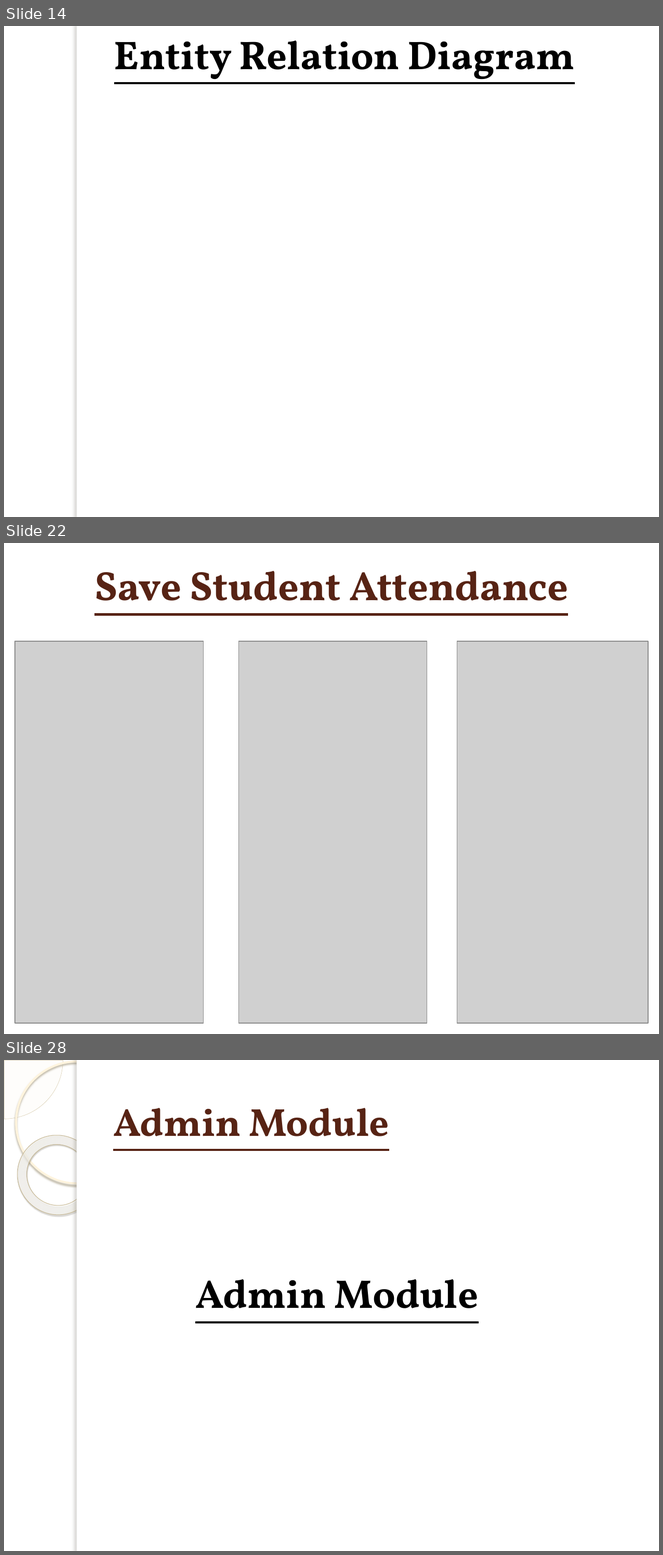
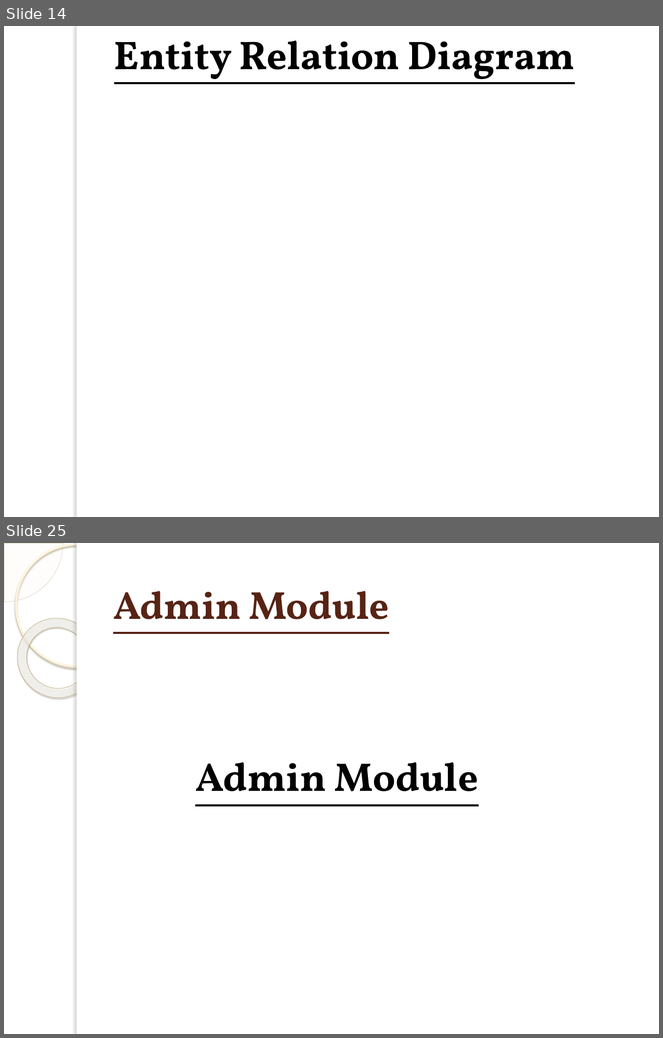
Before and after one commit to Muradali-786/fyp-thesis, a slide deck: fyp presentation New.pptx. Shown one above the other, each under a label of ours: slides 14, 22 and 28 before the commit, slides 14 and 25 after it; the slides between them are not shown. The pictures are 663x1555 and 663x1038 pixels, drawn with LibreOffice and Linux fonts; fonts in the diff are those of the drawing; grey boxes stand for pictures; background and template pictures are left out. Boxes give left, top, right and bottom in pixels: in the first picture for what was removed or moved away, otherwise in the second. Text is boxed around its words. In the diff, an @@ line names an element or a change of style, - is before the commit and + after.

```diff
--- a/fyp presentation New.pptx
+++ b/fyp presentation New.pptx
@@ slide 22 removed at (4,543,659,1034), background picture (left out) @@
@@ title removed at (94,571,569,616) @@
-Save Student Attendance
@@ picture removed at (15,641,204,1023) @@
@@ picture removed at (239,641,427,1023) @@
@@ picture removed at (457,641,649,1023) @@
@@ what was slide 28 is now slide 25 @@
```
Also in this commit, not shown: 5 slides changed, 6 slides added, 8 other slides removed.
